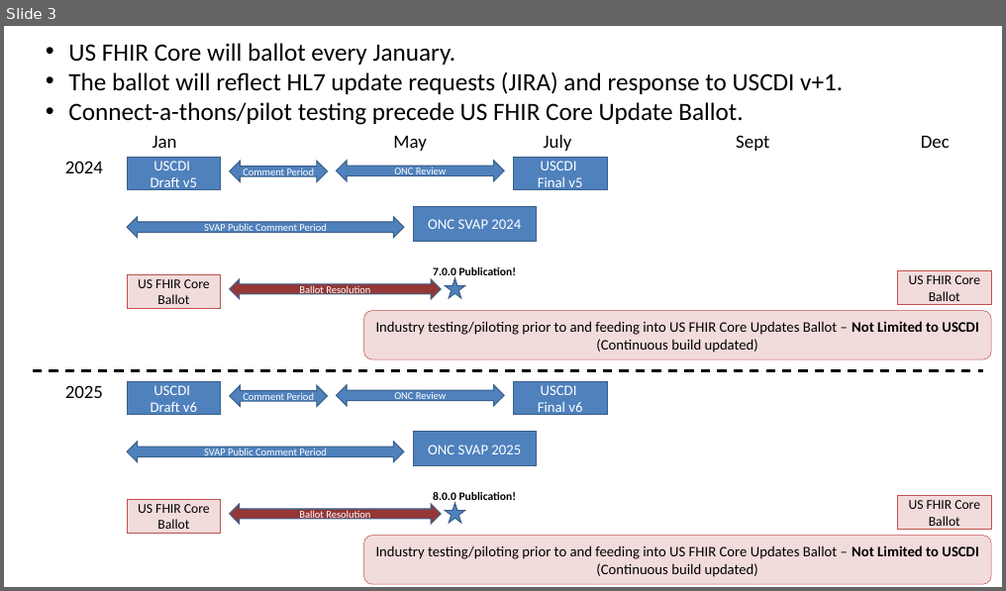
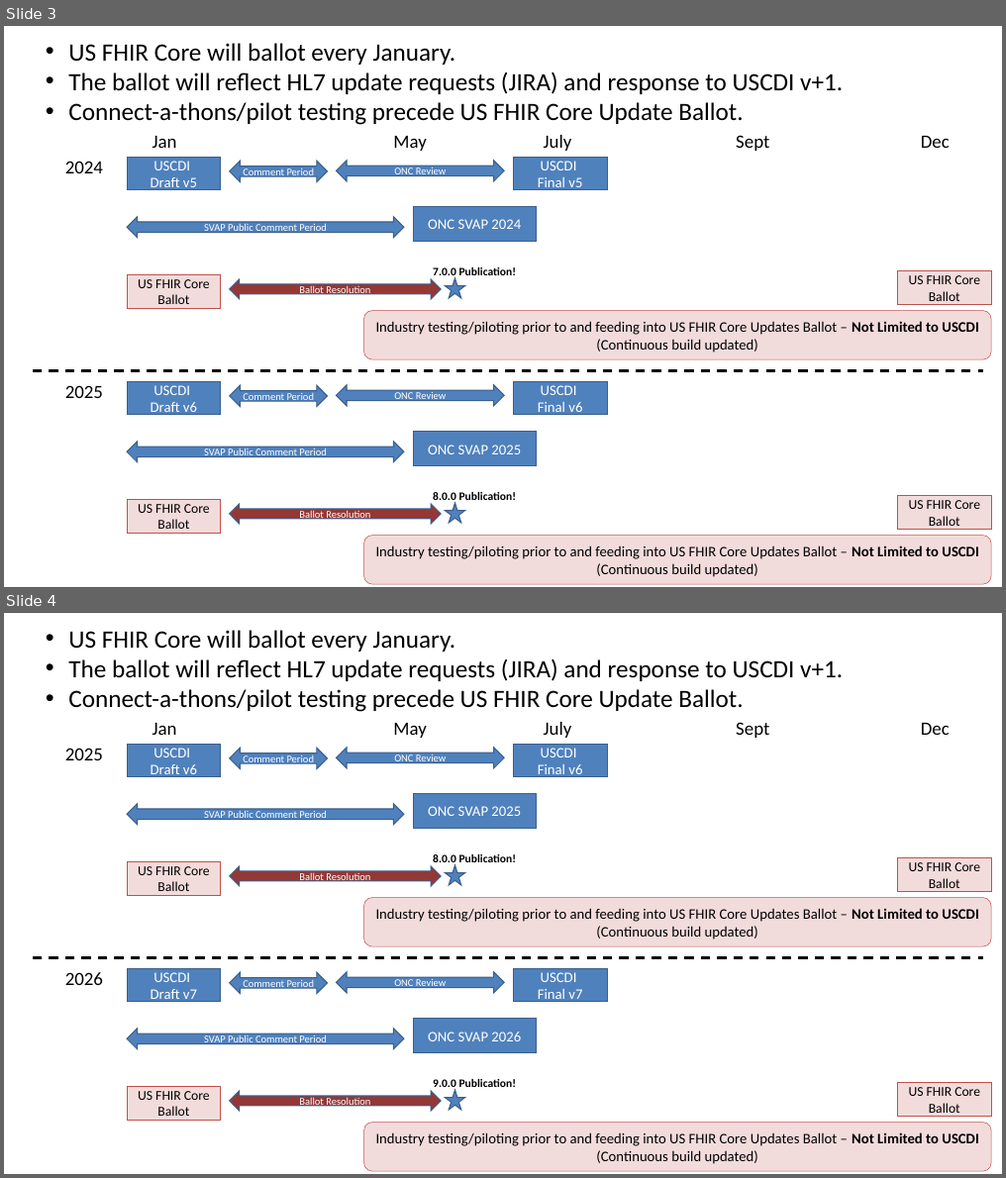
Before and after one commit to HL7/US-Core, a slide deck: input/images-source/US_Core_Roadmap_CGP.pptx. Shown one above the other, each under a label of ours: slide 3 before the commit, slides 3 and 4 after it. The pictures are 1006x591 and 1006x1178 pixels, drawn with LibreOffice and Linux fonts; fonts in the diff are those of the drawing. Boxes give left, top, right and bottom in pixels: in the first picture for what was removed or moved away, otherwise in the second. Text is boxed around its words. In the diff, an @@ line names an element or a change of style, - is before the commit and + after.

```diff
--- a/input/images-source/US_Core_Roadmap_CGP.pptx
+++ b/input/images-source/US_Core_Roadmap_CGP.pptx
@@ slide 4 added at (x1=4, y1=613, x2=1002, y2=1174), background #FFFFFF @@
@@ text added at (x1=68, y1=630, x2=843, y2=712), 24 pt, text #000000 @@
+• US FHIR Core will ballot every January.
+• The ballot will reflect HL7 update requests (JIRA) and response to USCDI v+1.
+• Connect-a-thons/pilot testing precede US FHIR Core Update Ballot.
@@ text added at (x1=152, y1=723, x2=177, y2=735), 18 pt, text #000000 @@
+Jan
@@ text added at (x1=393, y1=723, x2=426, y2=738), 18 pt, text #000000 @@
+May
@@ text added at (x1=544, y1=722, x2=572, y2=738), 18 pt, text #000000 @@
+July
@@ text added at (x1=736, y1=722, x2=769, y2=738), 18 pt, text #000000 @@
+Sept
@@ text added at (x1=921, y1=723, x2=949, y2=735), 18 pt, text #000000 @@
+Dec
@@ text added at (x1=65, y1=748, x2=103, y2=761), 18 pt, text #000000 @@
+2025
@@ rectangle added at (x1=127, y1=744, x2=221, y2=777), fill #4F81BD, outline #3A5F8C 1 pt, 14 pt, text #FFFFFF @@
+USCDI
+Draft v6
@@ left right arrow added at (x1=230, y1=748, x2=328, y2=768), fill #4F81BD, outline #3A5F8C 1 pt, 10 pt, text #FFFFFF @@
+Comment Period
@@ left right arrow added at (x1=337, y1=748, x2=504, y2=768), fill #4F81BD, outline #3A5F8C 1 pt, 10 pt, text #FFFFFF @@
+ONC Review
@@ rectangle added at (x1=513, y1=744, x2=607, y2=777), fill #4F81BD, outline #3A5F8C 1 pt, 14 pt, text #FFFFFF @@
+USCDI
+Final v6
@@ left right arrow added at (x1=127, y1=804, x2=404, y2=825), fill #4F81BD, outline #3A5F8C 1 pt, 10 pt, text #FFFFFF @@
+SVAP Public Comment Period
@@ rectangle added at (x1=414, y1=793, x2=537, y2=829), fill #4F81BD, outline #3A5F8C 1 pt, 14 pt, text #FFFFFF @@
+ONC SVAP 2025
@@ rectangle added at (x1=127, y1=861, x2=221, y2=895), fill #F2DCDB, outline #C0504D 0.5 pt, 13 pt, text #000000 @@
+US FHIR Core Ballot
@@ left right arrow added at (x1=230, y1=866, x2=441, y2=886), fill #953735, outline #3A5F8C 1 pt, 10 pt, text #FFFFFF @@
+Ballot Resolution
@@ text added at (x1=433, y1=855, x2=517, y2=865), 11 pt, text #000000, bold @@
+8.0.0 Publication!
@@ star added at (x1=445, y1=865, x2=465, y2=884), fill #4F81BD, outline #3A5F8C 1 pt @@
@@ rectangle added at (x1=898, y1=858, x2=991, y2=891), fill #F2DCDB, outline #C0504D 0.5 pt, 13 pt, text #000000 @@
+US FHIR Core Ballot
@@ rounded rectangle added at (x1=364, y1=898, x2=991, y2=947), fill #F2DCDB, outline #C0504D 0.5 pt, 14 pt, text #000000 @@
+Industry testing/piloting prior to and feeding into US FHIR Core Updates Ballot – Not Limited to USCDI
+(Continuous build updated)
@@ line added from (33, 959) to (983, 959), #000000 2.25 pt dashed @@
@@ rectangle added at (x1=127, y1=968, x2=221, y2=1002), fill #4F81BD, outline #3A5F8C 1 pt, 14 pt, text #FFFFFF @@
+USCDI
+Draft v7
@@ rectangle added at (x1=513, y1=968, x2=607, y2=1002), fill #4F81BD, outline #3A5F8C 1 pt, 14 pt, text #FFFFFF @@
+USCDI
+Final v7
@@ text added at (x1=65, y1=972, x2=103, y2=985), 18 pt, text #000000 @@
+2026
@@ left right arrow added at (x1=230, y1=973, x2=328, y2=994), fill #4F81BD, outline #3A5F8C 1 pt, 10 pt, text #FFFFFF @@
+Comment Period
@@ left right arrow added at (x1=337, y1=972, x2=504, y2=993), fill #4F81BD, outline #3A5F8C 1 pt, 10 pt, text #FFFFFF @@
+ONC Review
@@ rectangle added at (x1=414, y1=1019, x2=537, y2=1054), fill #4F81BD, outline #3A5F8C 1 pt, 14 pt, text #FFFFFF @@
+ONC SVAP 2026
@@ left right arrow added at (x1=127, y1=1029, x2=404, y2=1050), fill #4F81BD, outline #3A5F8C 1 pt, 10 pt, text #FFFFFF @@
+SVAP Public Comment Period
@@ rectangle added at (x1=127, y1=1087, x2=221, y2=1121), fill #F2DCDB, outline #C0504D 0.5 pt, 13 pt, text #000000 @@
+US FHIR Core Ballot
@@ text added at (x1=433, y1=1079, x2=517, y2=1091), 11 pt, text #000000, bold @@
+9.0.0 Publication!
@@ rectangle added at (x1=898, y1=1083, x2=991, y2=1117), fill #F2DCDB, outline #C0504D 0.5 pt, 13 pt, text #000000 @@
+US FHIR Core Ballot
@@ left right arrow added at (x1=230, y1=1091, x2=441, y2=1111), fill #953735, outline #3A5F8C 1 pt, 10 pt, text #FFFFFF @@
+Ballot Resolution
@@ star added at (x1=445, y1=1090, x2=465, y2=1110), fill #4F81BD, outline #3A5F8C 1 pt @@
@@ rounded rectangle added at (x1=364, y1=1123, x2=991, y2=1171), fill #F2DCDB, outline #C0504D 0.5 pt, 14 pt, text #000000 @@
+Industry testing/piloting prior to and feeding into US FHIR Core Updates Ballot – Not Limited to USCDI
+(Continuous build updated)
```
Also in this commit, not shown: 1 other file.
